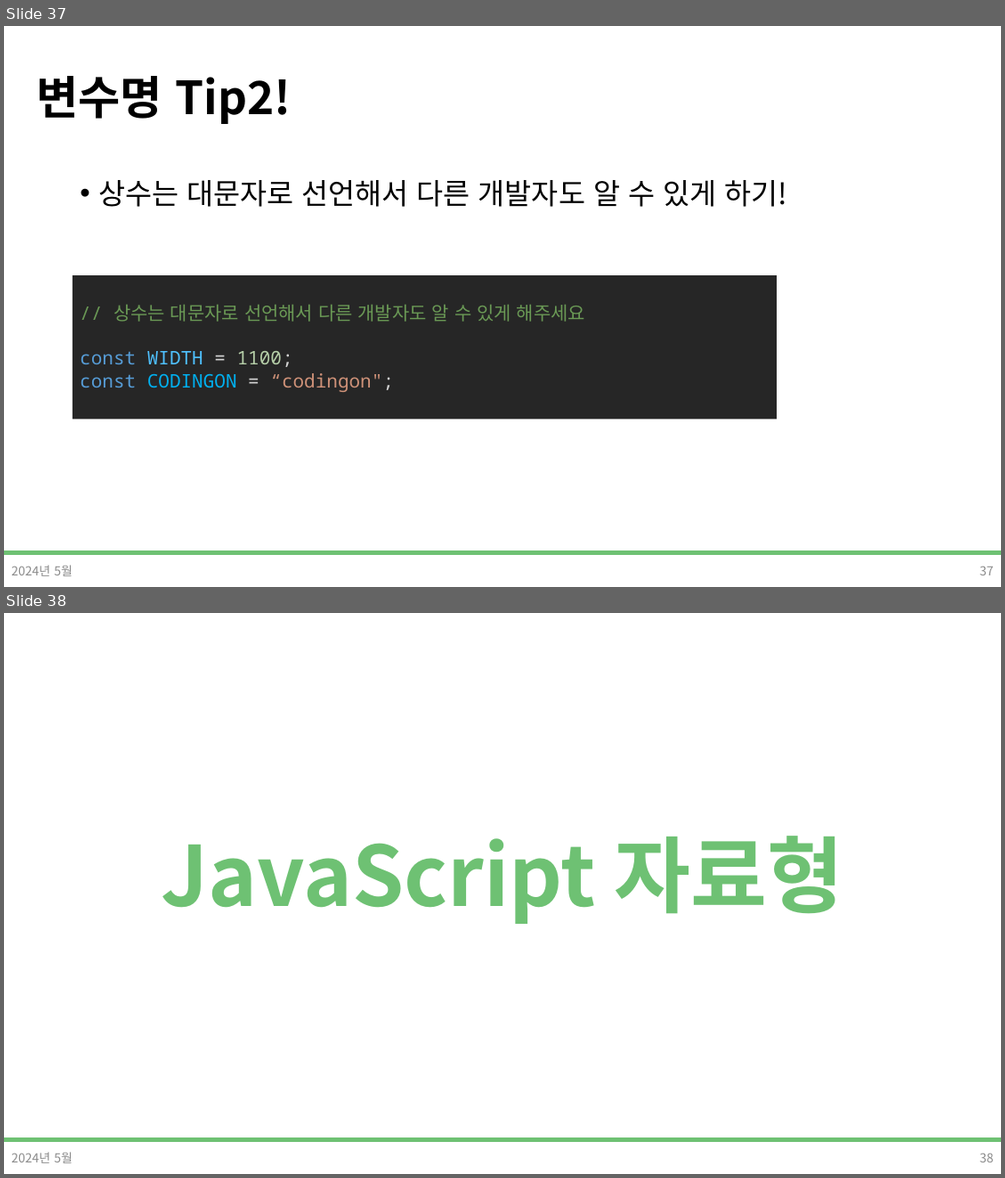
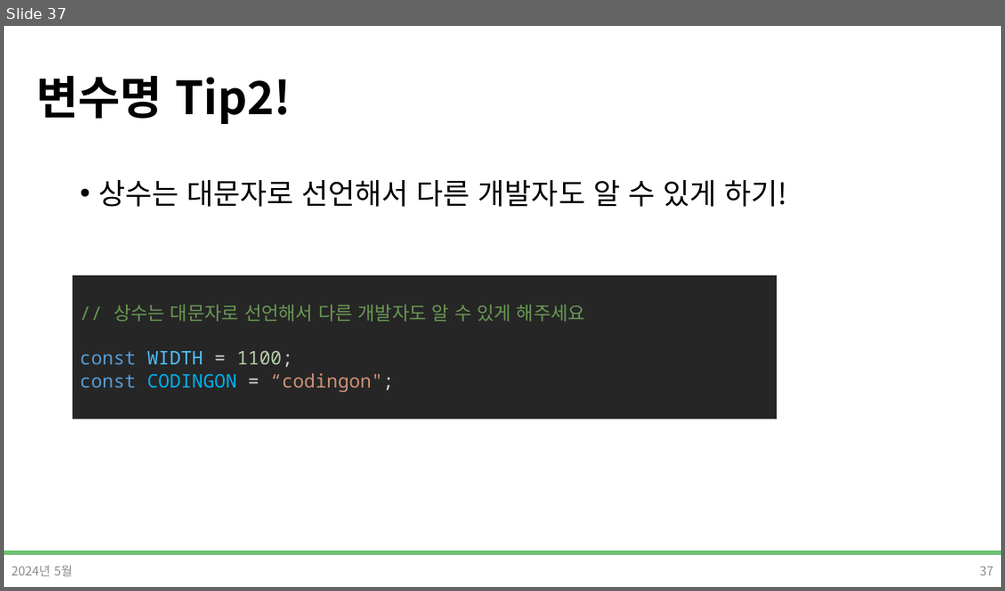
Before and after one commit to DevDamon0527/SeSAC_Yeongdeungpo_Campus_6th, a slide deck: material/[SeSAC_YDP_6] 04_1_Javascript.pptx. Shown one above the other, each under a label of ours: slides 37 and 38 before the commit, slide 37 after it. The pictures are 1005x1178 and 1005x591 pixels, drawn with LibreOffice and Linux fonts; fonts in the diff are those of the drawing; background and template pictures are left out. Boxes give left, top, right and bottom in pixels: in the first picture for what was removed or moved away, otherwise in the second. Text is boxed around its words. In the diff, an @@ line names an element or a change of style, - is before the commit and + after.

```diff
--- a/material/[SeSAC_YDP_6] 04_1_Javascript.pptx
+++ b/material/[SeSAC_YDP_6] 04_1_Javascript.pptx
@@ slide 38 removed at (4, 613, 1001, 1174), background #FFFFFF; not listed: 1 template element that a slide beside it also shows @@
@@ title removed at (161, 835, 844, 924) @@
-JavaScript 자료형
@@ text removed at (11, 1151, 73, 1163) @@
-2024년 5월
@@ page number removed at (979, 1152, 994, 1162) @@
-38
```
Also in this commit, not shown: 6 slides changed, 83 other slides removed, 9 other files.
